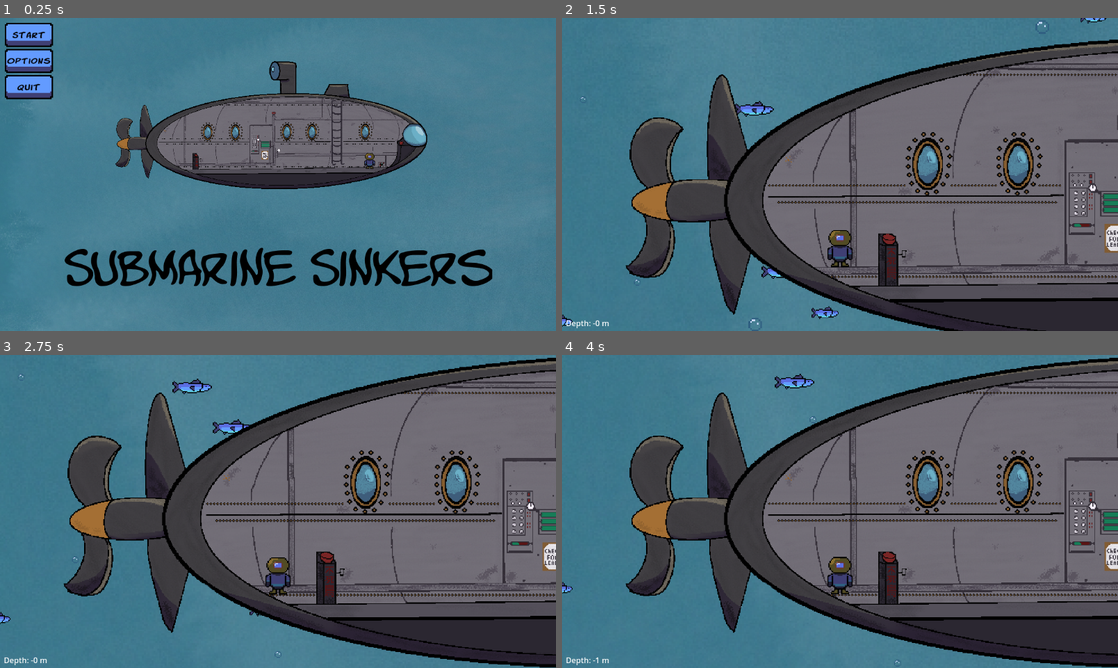
Above: before the commit, frames 1-4 (two rows, left to right).
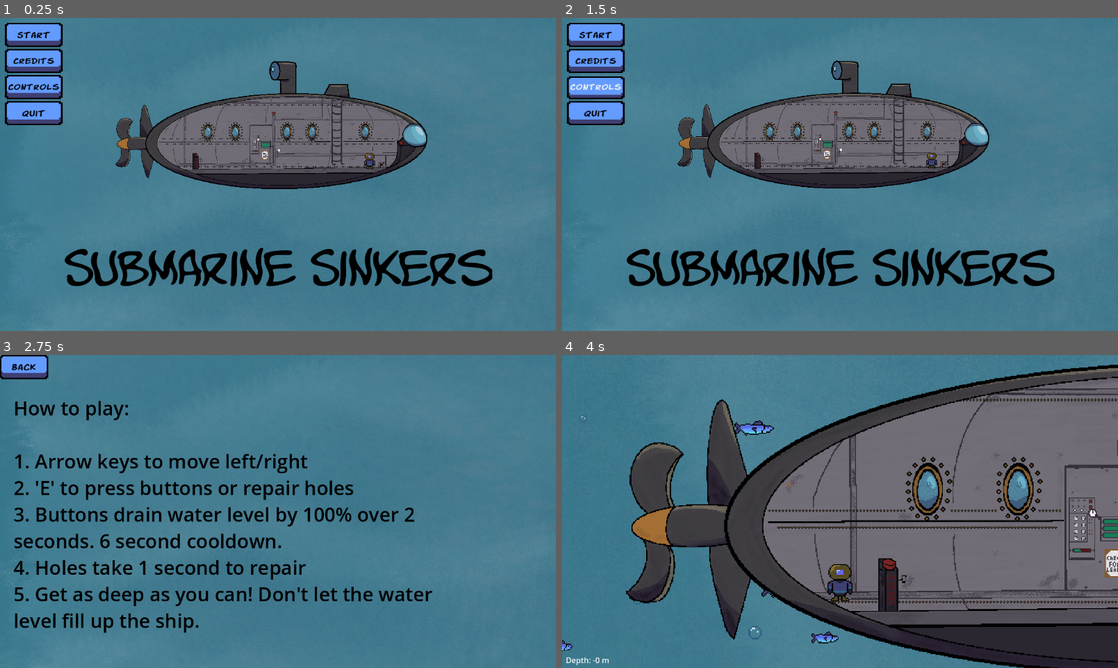
Above: after the commit, the same moments.

Repository: FlashBash21/Game-Jam_Underwater
Game: Godot game, scene res://Scenes/Systems/start_menu.tscn
Two runs of this game, one before a commit and one after it. Both use one fixed random seed, a clock stepped at 60 frames per second and the inputs below. Sound files missing from this copy of the repository are replaced by a short silence.
Inputs (mouse positions are in pixels of both pictures, inside the frame that each line leads up to):
- Up to frame 1 (0.25 s): no input
- Up to frame 2 (1.5 s): click "Options" (after the commit: "Credits") at 0.5 s; click (584, 30) at 1.25 s, where only the run after the commit has a clickable "Back"
- Up to frame 3 (2.75 s): click (33, 423) at 2 s, where only the run after the commit has a clickable "Controls"
- Up to frame 4 (4 s): click (584, 367) at 2.75 s, where only the run after the commit has a clickable "Back"; click (595, 370) at 3.5 s, where only the run after the commit has a clickable "Start"

The runs differ from the first frame. In frame 1, 1.7% of the frame differs, in the area x 0-12%, y 1-35%; in frame 2, 61%; in frame 3, 64%, in the area x 0-100%, y 0-100%; in frame 4, 20%.

Commit message:
Touch ups

Diff:
--- a/Scenes/Entities/level.tscn
+++ b/Scenes/Entities/level.tscn
@@ -8,6 +8,7 @@
 [ext_resource type="PackedScene" uid="uid://6va0l2d7vxql" path="res://Scenes/Entities/button.tscn" id="5_rspv2"]
 [ext_resource type="AudioStream" uid="uid://c1wt6u1nu63mr" path="res://Assets/Sounds/game_intro.mp3" id="6_osmu2"]
 [ext_resource type="AudioStream" uid="uid://blmkvqny7yuga" path="res://Assets/Sounds/game_loop.mp3" id="7_fkrkv"]
+[ext_resource type="AudioStream" uid="uid://bd181snopyegr" path="res://Assets/Sounds/button2.mp3" id="9_gepn1"]
 
 [node name="Level" type="Node2D"]
 script = ExtResource("1_qg62l")
@@ -87,6 +88,9 @@
 [node name="Difficulty Timer" type="Timer" parent="."]
 wait_time = 15.0
 
+[node name="ClickPlayer" type="AudioStreamPlayer" parent="."]
+stream = ExtResource("9_gepn1")
+
 [connection signal="finished" from="IntroSongPlayer" to="." method="_on_intro_song_player_finished"]
 [connection signal="finished" from="LoopSongPlayer" to="." method="_on_loop_song_player_finished"]
 [connection signal="timeout" from="Difficulty Timer" to="." method="_on_difficulty_timer_timeout"]
--- /dev/null
+++ b/Scenes/Systems/controls.tscn
@@ -0,0 +1,82 @@
+[gd_scene load_steps=11 format=3 uid="uid://bu71pmym1klce"]
+
+[ext_resource type="Script" path="res://Scripts/Level Scripts/Controls.gd" id="1_g0plp"]
+[ext_resource type="Texture2D" uid="uid://bin10nap8mnxn" path="res://Assets/Sprites/background..png" id="2_47uul"]
+[ext_resource type="Theme" uid="uid://bgmhfbp1c0x85" path="res://Assets/Sprites/ButtonTextures.tres" id="3_v7wj6"]
+[ext_resource type="FontFile" uid="uid://c1526nu7fcgd5" path="res://Assets/Fonts/Komika/KOMIKATR.ttf" id="4_b872p"]
+[ext_resource type="Texture2D" uid="uid://crn2god8g6ryh" path="res://Assets/Sprites/menu_buttons1.png" id="5_j8dos"]
+[ext_resource type="Texture2D" uid="uid://bi6pvq2bkf1qe" path="res://Assets/Sprites/menu_buttons2.png" id="6_5mst7"]
+[ext_resource type="AudioStream" uid="uid://0bgmn3grpphb" path="res://Assets/Sounds/title.mp3" id="7_8eoin"]
+[ext_resource type="AudioStream" uid="uid://bd181snopyegr" path="res://Assets/Sounds/button2.mp3" id="8_nknp7"]
+
+[sub_resource type="StyleBoxTexture" id="StyleBoxTexture_x1ylc"]
+texture = ExtResource("5_j8dos")
+
+[sub_resource type="StyleBoxTexture" id="StyleBoxTexture_gylkk"]
+texture = ExtResource("6_5mst7")
+
+[node name="Controls" type="Control"]
+layout_mode = 3
+anchors_preset = 15
+anchor_right = 1.0
+anchor_bottom = 1.0
+grow_horizontal = 2
+grow_vertical = 2
+script = ExtResource("1_g0plp")
+
+[node name="Background" type="Sprite2D" parent="."]
+position = Vector2(623, 380)
+rotation = 1.5708
+scale = Vector2(1.31198, 1.31198)
+texture = ExtResource("2_47uul")
+
+[node name="MarginContainer3" type="MarginContainer" parent="."]
+layout_mode = 1
+anchors_preset = 7
+anchor_left = 0.5
+anchor_top = 1.0
+anchor_right = 0.5
+anchor_bottom = 1.0
+offset_left = -548.0
+offset_top = -621.0
+offset_right = 548.0
+grow_horizontal = 2
+grow_vertical = 0
+
+[node name="ScoreLabel" type="RichTextLabel" parent="MarginContainer3"]
+layout_mode = 2
+theme_override_colors/default_color = Color(0, 0, 0, 1)
+theme_override_font_sizes/normal_font_size = 40
+text = "
+How to play:
+
+1. Arrow keys to move left/right
+2. 'E' to press buttons or repair holes
+3. Buttons drain water level by 100% over 2
+seconds. 6 second cooldown.
+4. Holes take 1 second to repair
+5. Get as deep as you can! Don't let the water
+level fill up the ship."
+autowrap_mode = 0
+
+[node name="VBoxContainer" type="VBoxContainer" parent="."]
+custom_minimum_size = Vector2(100, 200)
+
+[node name="BackButton" type="Button" parent="VBoxContainer"]
+custom_minimum_size = Vector2(0, 50)
+layout_mode = 2
+theme = ExtResource("3_v7wj6")
+theme_override_colors/font_color = Color(0, 0, 0, 1)
+theme_override_fonts/font = ExtResource("4_b872p")
+theme_override_styles/normal = SubResource("StyleBoxTexture_x1ylc")
+theme_override_styles/hover = SubResource("StyleBoxTexture_gylkk")
+text = "Back"
+
+[node name="AudioStreamPlayer" type="AudioStreamPlayer" parent="."]
+stream = ExtResource("7_8eoin")
+
+[node name="ClickPlayer" type="AudioStreamPlayer" parent="."]
+stream = ExtResource("8_nknp7")
+
+[connection signal="pressed" from="VBoxContainer/BackButton" to="." method="_on_back_button_pressed"]
+[connection signal="finished" from="AudioStreamPlayer" to="." method="_on_audio_stream_player_finished"]
--- /dev/null
+++ b/Scenes/Systems/credits.tscn
@@ -0,0 +1,77 @@
+[gd_scene load_steps=11 format=3 uid="uid://b7r2yi7d81sgj"]
+
+[ext_resource type="Texture2D" uid="uid://bin10nap8mnxn" path="res://Assets/Sprites/background..png" id="1_aglgo"]
+[ext_resource type="Script" path="res://Scripts/Level Scripts/credits.gd" id="1_x8c75"]
+[ext_resource type="FontFile" uid="uid://c1526nu7fcgd5" path="res://Assets/Fonts/Komika/KOMIKATR.ttf" id="3_gyqvs"]
+[ext_resource type="Theme" uid="uid://bgmhfbp1c0x85" path="res://Assets/Sprites/ButtonTextures.tres" id="4_vqmr1"]
+[ext_resource type="Texture2D" uid="uid://crn2god8g6ryh" path="res://Assets/Sprites/menu_buttons1.png" id="5_5yyyj"]
+[ext_resource type="Texture2D" uid="uid://bi6pvq2bkf1qe" path="res://Assets/Sprites/menu_buttons2.png" id="6_js47b"]
+[ext_resource type="AudioStream" uid="uid://0bgmn3grpphb" path="res://Assets/Sounds/title.mp3" id="7_4r53c"]
+[ext_resource type="AudioStream" uid="uid://bd181snopyegr" path="res://Assets/Sounds/button2.mp3" id="8_3dcm1"]
+
+[sub_resource type="StyleBoxTexture" id="StyleBoxTexture_il4u0"]
+texture = ExtResource("5_5yyyj")
+
+[sub_resource type="StyleBoxTexture" id="StyleBoxTexture_r6oj2"]
+texture = ExtResource("6_js47b")
+
+[node name="Credits" type="Control"]
+layout_mode = 3
+anchors_preset = 15
+anchor_right = 1.0
+anchor_bottom = 1.0
+grow_horizontal = 2
+grow_vertical = 2
+script = ExtResource("1_x8c75")
+
+[node name="Background" type="Sprite2D" parent="."]
+position = Vector2(623, 380)
+rotation = 1.5708
+scale = Vector2(1.31198, 1.31198)
+texture = ExtResource("1_aglgo")
+
+[node name="MarginContainer3" type="MarginContainer" parent="."]
+layout_mode = 1
+anchors_preset = 2
+anchor_top = 1.0
+anchor_bottom = 1.0
+offset_top = -414.0
+offset_right = 1096.0
+grow_vertical = 0
+
+[node name="ScoreLabel" type="RichTextLabel" parent="MarginContainer3"]
+layout_mode = 2
+theme_override_colors/default_color = Color(0, 0, 0, 1)
+theme_override_font_sizes/normal_font_size = 50
+text = "Programming:
+	Nae Olson (olso9261@umn.edu)
+
+Art:
+	Talon Olson (ols00034@umn.edu)
+
+Sound and Music:
+	Aidan Tengowski (tengo003@umn.edu)"
+fit_content = true
+autowrap_mode = 0
+
+[node name="VBoxContainer" type="VBoxContainer" parent="."]
+custom_minimum_size = Vector2(100, 200)
+
+[node name="BackButton" type="Button" parent="VBoxContainer"]
+custom_minimum_size = Vector2(0, 50)
+layout_mode = 2
+theme = ExtResource("4_vqmr1")
+theme_override_colors/font_color = Color(0, 0, 0, 1)
+theme_override_fonts/font = ExtResource("3_gyqvs")
+theme_override_styles/normal = SubResource("StyleBoxTexture_il4u0")
+theme_override_styles/hover = SubResource("StyleBoxTexture_r6oj2")
+text = "Back"
+
+[node name="AudioStreamPlayer" type="AudioStreamPlayer" parent="."]
+stream = ExtResource("7_4r53c")
+
+[node name="ClickPlayer" type="AudioStreamPlayer" parent="."]
+stream = ExtResource("8_3dcm1")
+
+[connection signal="pressed" from="VBoxContainer/BackButton" to="." method="_on_back_button_pressed"]
+[connection signal="finished" from="AudioStreamPlayer" to="." method="_on_audio_stream_player_finished"]
--- a/Scenes/Systems/lose_menu.tscn
+++ b/Scenes/Systems/lose_menu.tscn
@@ -113,9 +113,6 @@
 fit_content = true
 autowrap_mode = 0
 
-[node name="AudioStreamPlayer2" type="AudioStreamPlayer" parent="."]
-stream = ExtResource("10_xvpqq")
-
 [node name="MarginContainer3" type="MarginContainer" parent="."]
 layout_mode = 1
 anchors_preset = 1
@@ -134,6 +131,9 @@
 fit_content = true
 autowrap_mode = 0
 
+[node name="ClickPlayer" type="AudioStreamPlayer" parent="."]
+stream = ExtResource("10_xvpqq")
+
 [connection signal="pressed" from="MarginContainer/VBoxContainer2/MenuButton" to="." method="_on_menu_button_pressed"]
 [connection signal="pressed" from="MarginContainer/VBoxContainer2/RestartButton" to="." method="_on_restart_button_pressed"]
 [connection signal="pressed" from="MarginContainer/VBoxContainer2/QuitButton" to="." method="_on_quit_button_pressed"]
--- a/Scenes/Systems/start_menu.tscn
+++ b/Scenes/Systems/start_menu.tscn
@@ -87,7 +87,18 @@
 theme_override_font_sizes/font_size = 15
 theme_override_styles/normal = SubResource("StyleBoxTexture_vsggt")
 theme_override_styles/hover = SubResource("StyleBoxTexture_d80bo")
-text = "Options"
+text = "Credits"
+
+[node name="Controls" type="Button" parent="MarginContainer/VBoxContainer"]
+custom_minimum_size = Vector2(0, 50)
+layout_mode = 2
+theme = ExtResource("3_osmeu")
+theme_override_colors/font_color = Color(0, 0, 0, 1)
+theme_override_fonts/font = ExtResource("4_nlia8")
+theme_override_font_sizes/font_size = 15
+theme_override_styles/normal = SubResource("StyleBoxTexture_vsggt")
+theme_override_styles/hover = SubResource("StyleBoxTexture_d80bo")
+text = " Controls "
 
 [node name="QuitButton" type="Button" parent="MarginContainer/VBoxContainer"]
 custom_minimum_size = Vector2(0, 50)
@@ -101,7 +112,6 @@
 
 [node name="AudioStreamPlayer" type="AudioStreamPlayer" parent="."]
 stream = ExtResource("2_byw3t")
-autoplay = true
 
 [node name="Ship" type="Sprite2D" parent="."]
 position = Vector2(566, 221.333)
@@ -169,5 +179,6 @@
 
 [connection signal="pressed" from="MarginContainer/VBoxContainer/StartButton" to="." method="_on_start_button_pressed"]
 [connection signal="pressed" from="MarginContainer/VBoxContainer/OptionsButton" to="." method="_on_options_button_pressed"]
+[connection signal="pressed" from="MarginContainer/VBoxContainer/Controls" to="." method="_on_controls_pressed"]
 [connection signal="pressed" from="MarginContainer/VBoxContainer/QuitButton" to="." method="_on_quit_button_pressed"]
 [connection signal="finished" from="AudioStreamPlayer" to="." method="_on_audio_stream_player_finished"]
--- /dev/null
+++ b/Scripts/Level Scripts/Controls.gd
@@ -0,0 +1,18 @@
+extends Control
+@onready var audio_stream_player = $AudioStreamPlayer
+@onready var click_player = $ClickPlayer
+
+func _ready():
+	audio_stream_player.play(GlobVars.musicProgress)
+	click()
+
+func click():
+	click_player.play()
+
+func _on_back_button_pressed():
+	GlobVars.musicProgress = audio_stream_player.get_playback_position()
+	get_tree().change_scene_to_file("res://Scenes/Systems/start_menu.tscn")
+
+
+func _on_audio_stream_player_finished():
+	audio_stream_player.play()
--- /dev/null
+++ b/Scripts/Level Scripts/credits.gd
@@ -0,0 +1,19 @@
+extends Control
+
+@onready var audio_stream_player = $AudioStreamPlayer
+@onready var click_player = $ClickPlayer
+
+func _ready():
+	audio_stream_player.play(GlobVars.musicProgress)
+	click()
+
+func click():
+	click_player.play()
+
+func _on_back_button_pressed():
+	GlobVars.musicProgress = audio_stream_player.get_playback_position()
+	get_tree().change_scene_to_file("res://Scenes/Systems/start_menu.tscn")
+
+
+func _on_audio_stream_player_finished():
+	audio_stream_player.play()
--- a/Scripts/Level Scripts/level.gd
+++ b/Scripts/Level Scripts/level.gd
@@ -9,6 +9,7 @@
 @onready var loop_song_player = $LoopSongPlayer
 @onready var submersable = $Submersable
 @onready var difficulty_timer = $"Difficulty Timer"
+@onready var click_player = $ClickPlayer
 
 var save_path = "user://SubSinkers.save"
 
@@ -26,6 +27,7 @@
 	intro_song_player.play()
 	difficulty_timer.start()
 	hole_controller.updateSpawnTimer(getNewTime())
+	click_player.play()
 
 
 # Called every frame. 'delta' is the elapsed time since the previous frame.
--- a/Scripts/Level Scripts/lose_menu.gd
+++ b/Scripts/Level Scripts/lose_menu.gd
@@ -1,7 +1,8 @@
 extends Control
 @onready var audio_stream_player = $AudioStreamPlayer
-@onready var click_player = $AudioStreamPlayer2
 @onready var score_label = $MarginContainer3/ScoreLabel
+@onready var click_player = $ClickPlayer
+
 var save_path = "user://SubSinkers.save"
 
 func _ready():
--- a/Scripts/Level Scripts/start_menu.gd
+++ b/Scripts/Level Scripts/start_menu.gd
@@ -10,17 +10,23 @@
 	bobbing_animation.play("float")
 	score_label.visible = true
 	load_high_score()
+	audio_stream_player.play(GlobVars.musicProgress)
+	if !GlobVars.launch:
+		click()
+	else:
+		GlobVars.launch = false
+
 
 func click():
 	click_player.play()
 
+
 func _on_start_button_pressed():
-	click()
+	GlobVars.musicProgress = audio_stream_player.get_playback_position()
 	get_tree().change_scene_to_file("res://Scenes/Entities/level.tscn")
 
 
 func _on_quit_button_pressed():
-	click()
 	get_tree().quit()
 
 
@@ -29,8 +35,8 @@
 
 
 func _on_options_button_pressed():
-	click()
-	pass # Replace with function body.
+	GlobVars.musicProgress = audio_stream_player.get_playback_position()
+	get_tree().change_scene_to_file("res://Scenes/Systems/credits.tscn")
 
 func load_high_score():
 	var score = 0
@@ -41,3 +47,10 @@
 
 	else:
 		score_label.visible = false
+
+
+
+func _on_controls_pressed():
+	click()
+	GlobVars.musicProgress = audio_stream_player.get_playback_position()
+	get_tree().change_scene_to_file("res://Scenes/Systems/controls.tscn")
--- /dev/null
+++ b/Scripts/System Scripts/glob_vars.gd
@@ -0,0 +1,4 @@
+extends Node
+
+var musicProgress = 0.0
+var launch = true
--- a/project.godot
+++ b/project.godot
@@ -14,6 +14,10 @@
 run/main_scene="res://Scenes/Systems/start_menu.tscn"
 config/features=PackedStringArray("4.2", "Forward Plus")
 config/icon="res://icon.svg"
+
+[autoload]
+
+GlobVars="*res://Scripts/System Scripts/glob_vars.gd"
 
 [display]
 
Not shown, added: Assets/Fonts/Junegull/junegull.ttf.import
Not shown: 1 places in Scenes/Entities/level.tscn that only renumber resources
